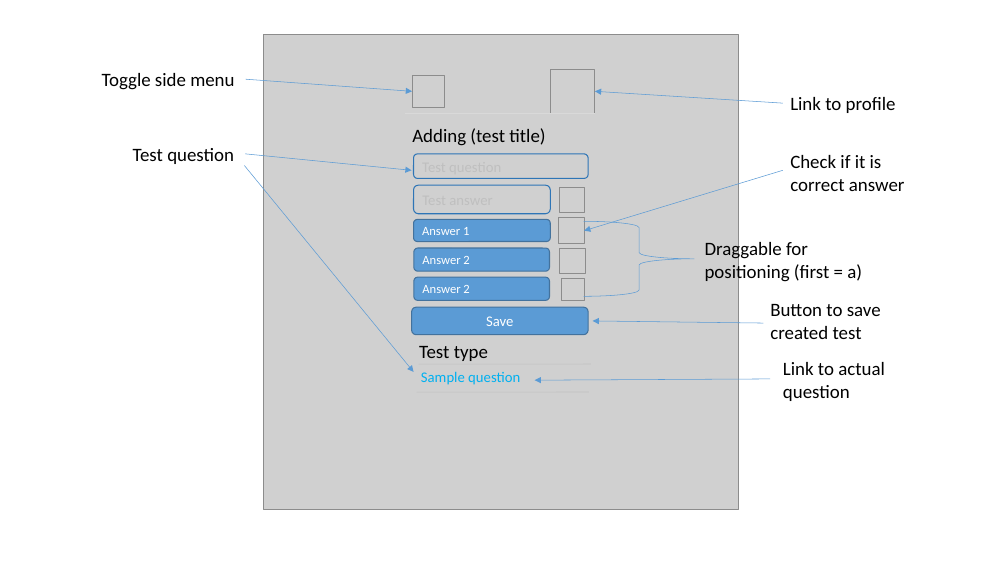
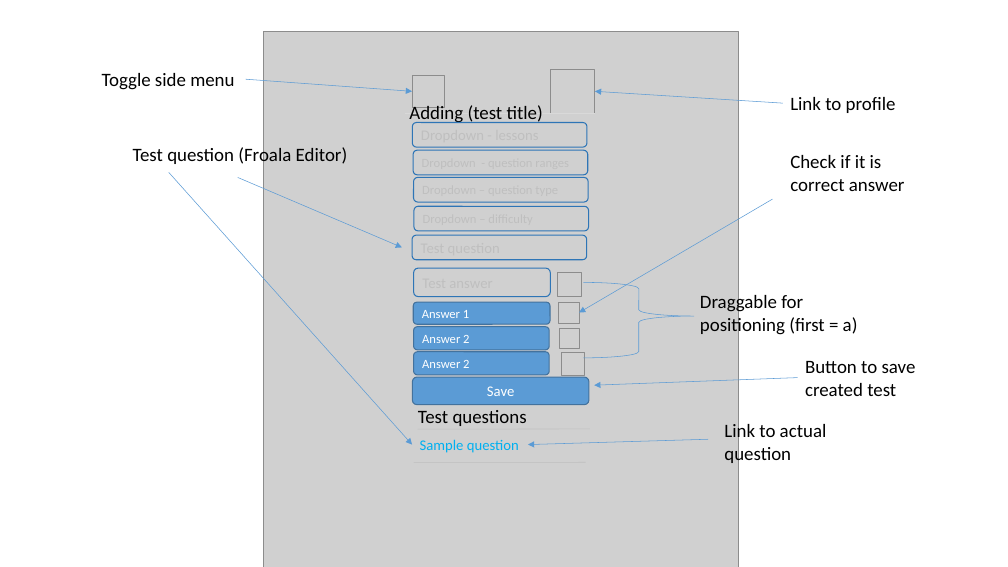
Before and after one commit to jegger06/edyscalculia_app, a slide deck: slide 6 of materials/documentation/eDyscalculia App Wireframe - Admin.pptx. Drawn at 1008x567 pixels with LibreOffice and Linux fonts; fonts in the diff are those of the drawing; grey boxes stand for pictures. Boxes give left, top, right and bottom in pixels: in the first picture for what was removed or moved away, otherwise in the second. Text is boxed around its words. In the diff, an @@ line names an element or a change of style, - is before the commit and + after.

Commit message:
Working on the question route. and updated the schema of the question_range (needs to update the question_range route queries).

```diff
--- a/materials/documentation/eDyscalculia App Wireframe - Admin.pptx
+++ b/materials/documentation/eDyscalculia App Wireframe - Admin.pptx
@@ picture: place and size @@
-picture at [263,35,738,510]
+picture at [263,31,738,567]
@@ text "Adding (test title)": place and size @@
-text "Adding (test title)" at [412,128,545,146]
+text "Adding (test title)" at [409,104,543,125]
@@ text at [133,145,348,166]: text changed @@
-Test question
+Test question (Froala Editor)
@@ rounded rectangle added at [412,123,587,147], outline #2E75B6 1 pt @@
@@ arrow moved from (244, 166) - (414, 372) to (169, 172) - (412, 445) @@
@@ arrow moved from (245, 154) - (411, 170) to (237, 178) - (402, 247) @@
@@ rounded rectangle added at [413,150,588,175], outline #2E75B6 1 pt @@
@@ rounded rectangle added at [414,178,588,203], outline #2E75B6 1 pt @@
@@ rounded rectangle added at [414,206,589,231], outline #2E75B6 1 pt @@
@@ arrow moved from (783, 170) - (585, 231) to (773, 199) - (579, 313) @@
@@ rounded rectangle: place and size @@
-rounded rectangle at [414,154,588,179]
+rounded rectangle at [412,235,587,260]
@@ 2 rounded rectangles, 1 picture: place and size @@
-2 rounded rectangles, 1 picture at [414,185,585,241]
+2 rounded rectangles, 1 picture at [414,268,582,324]
@@ right brace: place and size @@
-right brace at [584,222,694,296]
+right brace at [584,283,694,358]
@@ right brace at [584,283,694,358]: proportions changed @@
@@ text "Draggable for positioning (first = ...": place and size @@
-text "Draggable for positioning (first = ..." at [705,240,862,283]
+text "Draggable for positioning (first = ..." at [700,292,858,336]
@@ rounded rectangle "Answer 2": place and size @@
-rounded rectangle "Answer 2" at [414,248,549,271]
+rounded rectangle "Answer 2" at [414,327,549,350]
@@ picture: place and size @@
-picture at [559,218,585,243]
+picture at [558,302,579,324]
@@ picture: place and size @@
-picture at [560,248,585,274]
+picture at [559,328,579,349]
@@ rounded rectangle "Answer 2": place and size @@
-rounded rectangle "Answer 2" at [414,278,549,301]
+rounded rectangle "Answer 2" at [414,352,549,375]
@@ picture: place and size @@
-picture at [562,278,585,301]
+picture at [562,352,585,375]
@@ text "Button to save created test": place and size @@
-text "Button to save created test" at [770,304,881,339]
+text "Button to save created test" at [805,361,916,396]
@@ rounded rectangle "Save": place and size @@
-rounded rectangle "Save" at [411,307,588,334]
+rounded rectangle "Save" at [413,377,590,405]
@@ arrow moved from (764, 323) - (593, 321) to (798, 377) - (594, 385) @@
@@ text at [418,410,527,426]: text changed @@
-Test type
+Test questions
@@ text "Link to actual question" rewrapped from [783,362,885,401] to [724,422,827,466] @@
@@ text "Sample question": place and size @@
-text "Sample question" at [421,371,520,385]
+text "Sample question" at [420,439,519,453]
@@ line moved from (419, 364) - (591, 364) to (417, 430) - (590, 429) @@
@@ arrow moved from (771, 379) - (535, 380) to (709, 439) - (528, 445) @@
@@ line moved from (417, 392) - (589, 392) to (414, 463) - (586, 462) @@
```
Also in this commit, not shown: 12 other files.
